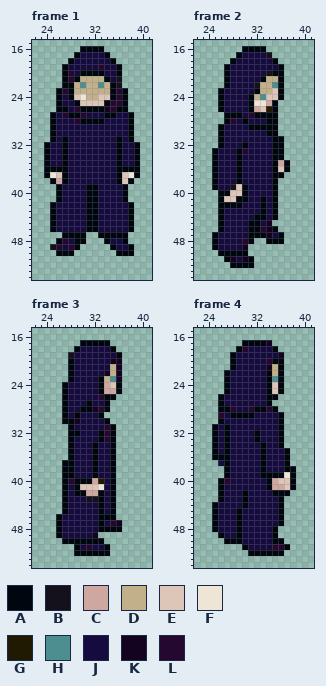
Pixel-art file -- Wooft/Assets/Animation/Followers/isometric_character.aseprite. The picture above is the old version.
56x56 pixels, 8 frames. Shown: frame 1: x 22..41, y 15..54; frame 2: x 22..41, y 15..54; frame 3: x 22..41, y 15..54; frame 4: x 22..41, y 15..54. The old version is drawn lined up with the new one, on the new canvas. The commit also changed other frames, which this record leaves out.
Palette (. is transparent): A #00060f  B #14111d  C #cea7a1  D #c1b089  E #ddc5b8  F #efe5d7  G #211a03  H #4d8f91  J #150b3f  K #130321  L #250830
The same view after the edit:
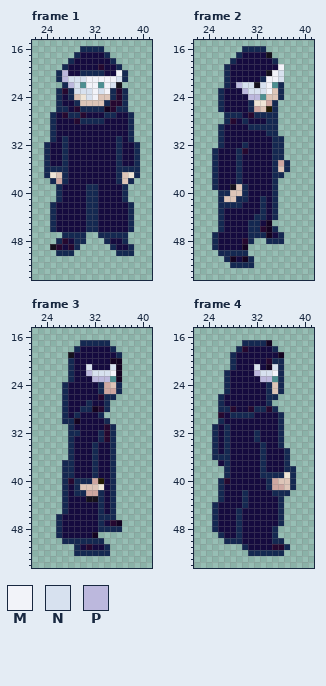
Colours new in this view: M #f2f3f9  N #d7e1ef  P #bcb8dd
The edit:
canvas 56x56 -> 64x64, the old top-left corner now at 4,4
Colour A changes from #00060f to #142851.
Frame 1:
The edit adds colour A in rows 20 to 21 at x 26 and 37.
Colour L gives way to colour J in row 20 at x 28.
Colour A gives way to colour M in row 20 at x 36; in row 21 at x 34.
Colour D gives way to colour M in row 21 at x 31 to 33; in row 22 at x 31 to 32 and 34; in row 23 at x 32 and 34; in row 24 at x 32.
Colour J gives way to colour M in row 21 at x 35.
Colour A gives way to colour N in row 21 at x 29; in row 22 at x 35.
Colour B gives way to colour N in row 21 at x 36.
Colour D gives way to colour N in row 21 at x 30; in row 22 at x 29; in row 23 at x 29 to 31 and 33; in row 24 at x 31.
Colour L gives way to colour N in row 21 at x 28.
Colour A gives way to colour P in rows 20 to 21 at x 27; in row 22 at x 28.
Frame 2:
Colour A gives way to colour M in row 19 at x 36; in row 20 at x 35.
Colour D gives way to colour M in row 21 at x 34 to 35; in rows 22 to 23 at x 34.
Colour A gives way to colour N in rows 20 to 21 at x 36; in row 23 at x 32.
Colour D gives way to colour N in rows 22 to 23 at x 33.
Colour J gives way to colour N in row 22 at x 30 to 31; in row 23 at x 31.
Colour A gives way to colour P in row 24 at x 31.
Colour D gives way to colour P in row 24 at x 32.
Colour J gives way to colour P in row 22 at x 29; in row 23 at x 30.
Frame 3:
Colour D gives way to colour M in row 22 at x 35.
Colour D gives way to colour N in row 21 at x 35.
Colour J gives way to colour N in row 21 at x 31; in row 22 at x 32 to 33.
Colour K gives way to colour N in row 22 at x 34.
Colour A gives way to colour P in row 23 at x 33.
Colour D gives way to colour P in row 23 at x 34.
Colour J gives way to colour P in row 22 at x 31; in row 23 at x 32.
Frame 4:
Colour D gives way to colour M in row 22 at x 35.
Colour A gives way to colour N in row 22 at x 34.
Colour D gives way to colour N in row 21 at x 35.
Colour J gives way to colour N in row 21 at x 32; in row 22 at x 33.
Colour A gives way to colour P in row 23 at x 34.
Colour J gives way to colour P in row 22 at x 32; in row 23 at x 33.
Pixel boxes of the changes (left, top, right, bottom) in both pictures:
changed: (44, 46, 140, 256)
changed: (212, 46, 290, 268)
changed: (56, 340, 122, 556)
changed: (212, 340, 296, 556)
